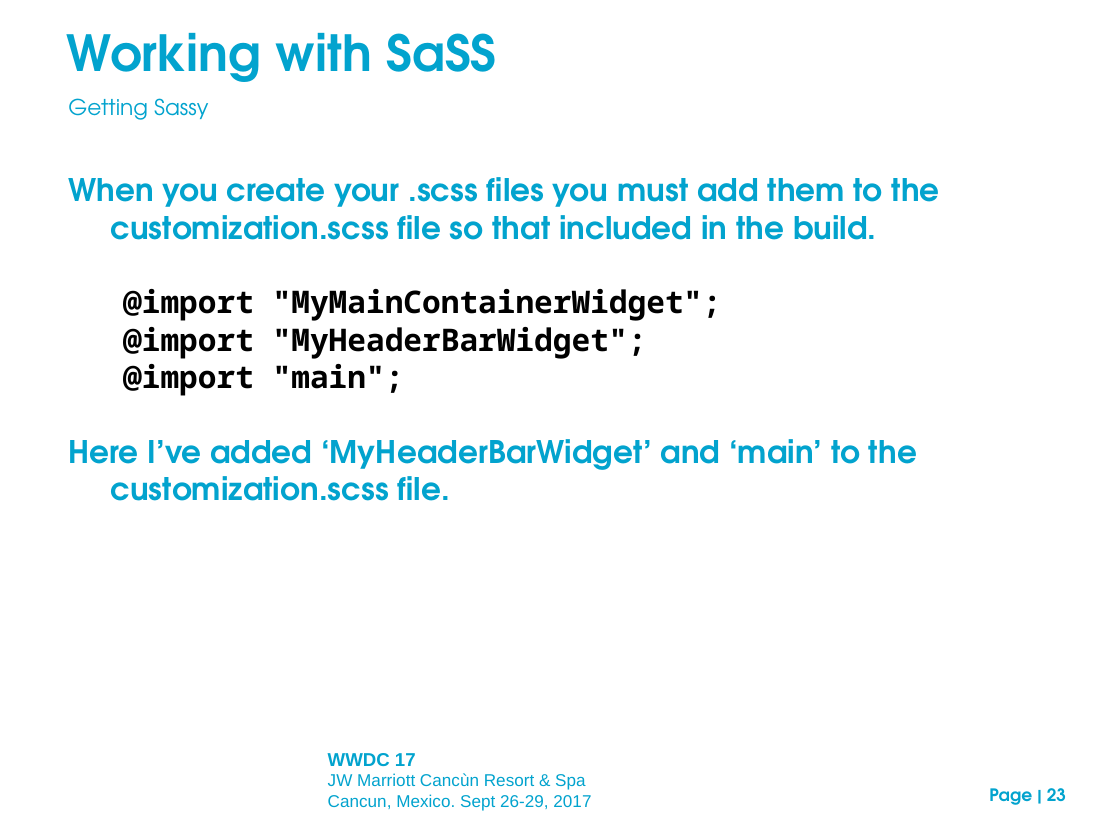
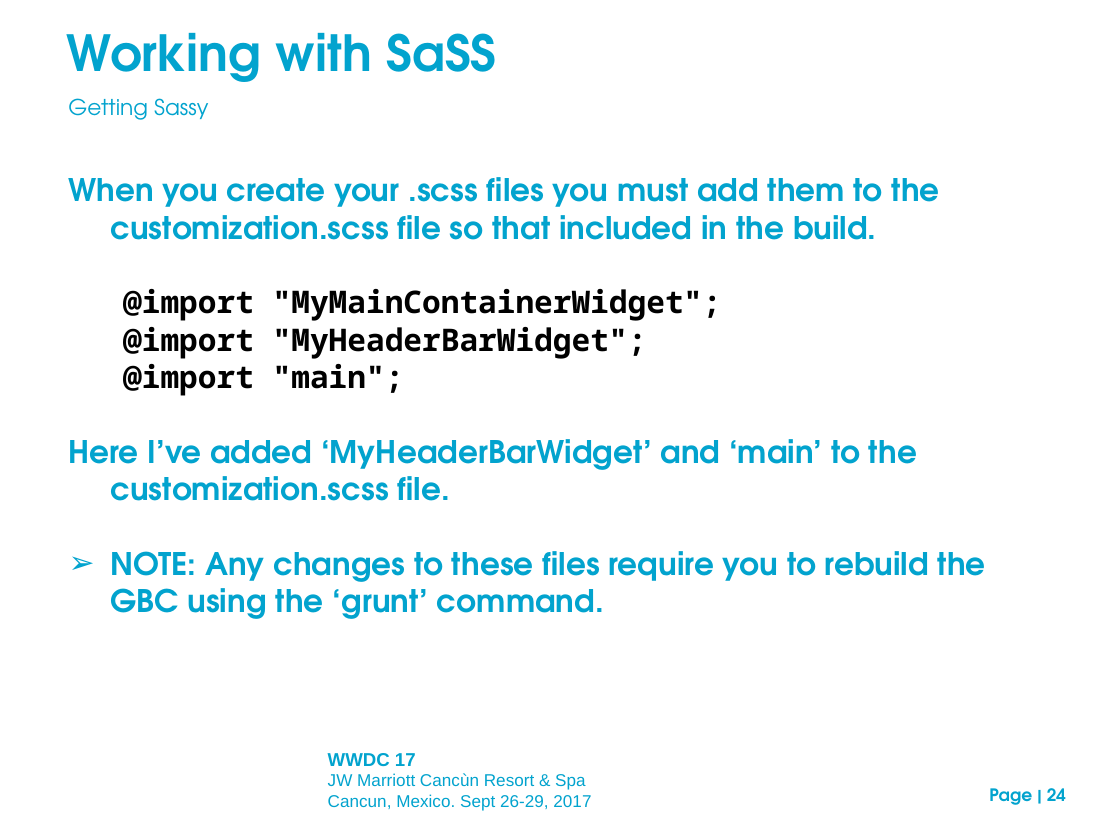
Before and after one commit to neilm-fourjs/njms_demos310, a slide deck: slide 24 of gbc/presentation/GBC_customization_draft.ppt (slide 23 before the commit). Drawn at 1120x840 pixels with LibreOffice and Linux fonts; fonts in the diff are those of the drawing; background and template pictures are left out. Boxes give left, top, right and bottom in pixels: in the first picture for what was removed or moved away, otherwise in the second. Text is boxed around its words. In the diff, an @@ line names an element or a change of style, - is before the commit and + after.

```diff
--- a/gbc/presentation/GBC_customization_draft.ppt
+++ b/gbc/presentation/GBC_customization_draft.ppt
@@ text at [110, 551, 986, 619]: paragraph added @@
+➢ NOTE: Any changes to these files require you to rebuild the GBC using the ‘grunt’ command.
@@ page number at [989, 788, 1066, 805]: text changed @@
-Page | 23
+Page | 24
```
Also in this commit, not shown: 17 other slides changed, 7 slides added, 1 slide removed, 1 other file.
